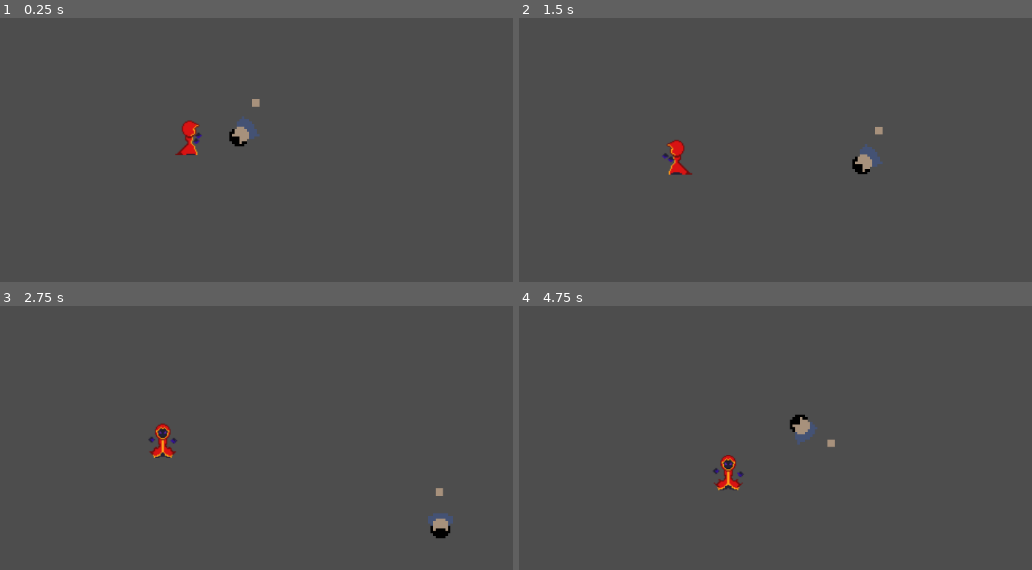
Above: before the commit, frames 1-4 (two rows, left to right).
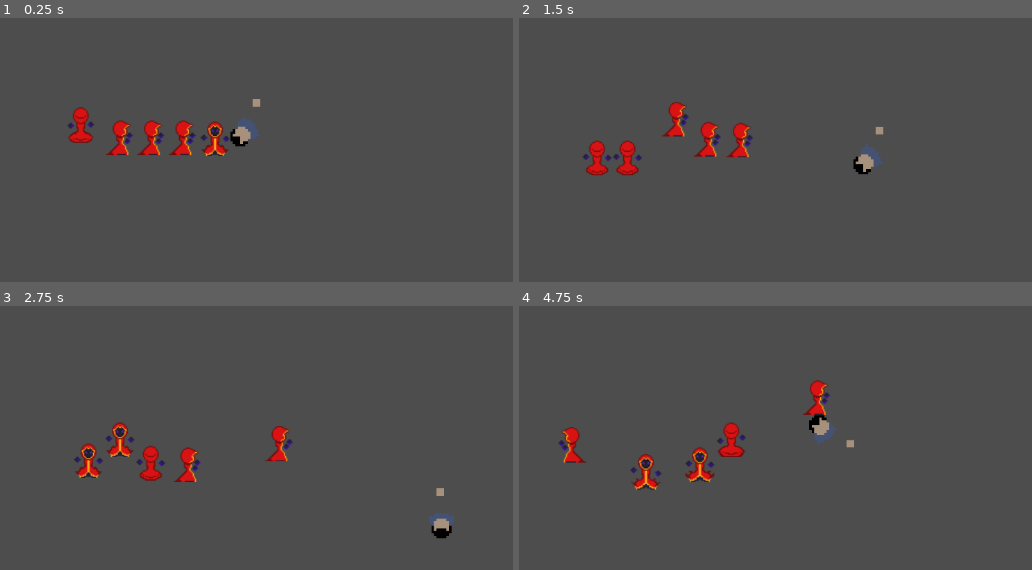
Above: after the commit, the same moments.

Repository: Levysss/espada
Game: Godot game, scene res://scenes/main.tscn
The game is run twice, just before and just after one commit, with the same random seed, the same clock (stepped at 60 frames per second) and the same inputs.
Inputs:
- Up to frame 1 (0.25 s): no input
- Up to frame 2 (1.5 s): hold Right (ui_right) 0.53-1.28 s; hold Down (ui_down) from 1.28 s (still down)
- Up to frame 3 (2.75 s): release Down (ui_down) at 2.03 s; hold Right (ui_right) from 2.03 s (still down)
- Up to frame 4 (4.75 s): release Right (ui_right) at 2.78 s; hold Up (ui_up) 2.78-3.53 s; hold Left (ui_left) from 3.53 s (still down)

The runs differ from the first frame. In frame 1, 2.1% of the frame differs, in the area x 13-51%, y 30-53%; in frame 2, 2.3%; in frame 3, 2.3%; in frame 4, 3.1%, in the area x 7-66%, y 28-71%.

Commit message:
atualizando spwaner

Diff:
--- a/Scripts/player.gd
+++ b/Scripts/player.gd
@@ -1,5 +1,6 @@
 extends CharacterBody2D
 var SPEED = 200
+var kills = 0
 
 @onready var walkAnimation = $AnimatedSprite2D
 func _physics_process(delta: float) -> void:
--- a/scenes/Spawner.gd
+++ b/scenes/Spawner.gd
@@ -1,7 +1,8 @@
 extends Node2D
 
-@export var factory: EntityFactory  # A fábrica será configurável no Inspetor
-
+@export var factory: EntityFactory
+var player
+var howManySpawn = 0
 func spawn_entity(position: Vector2):
 	if factory:
 		var entity = factory.create_entity()
@@ -10,4 +11,14 @@
 			add_child(entity)
 
 func _ready():
-	spawn_entity(Vector2(0, 1))  # Spawna uma entidade ao iniciar a cena
+	player = $"../Player"
+
+func _physics_process(delta: float) -> void:
+	if player.kills <5 and howManySpawn<5:
+		for i in range(5):
+			spawn_entity(Vector2(0, 1))
+			howManySpawn+=1
+
+	elif player.kills >5 and howManySpawn<10:
+		for i in range(5):
+			spawn_entity(Vector2(0, 1))
